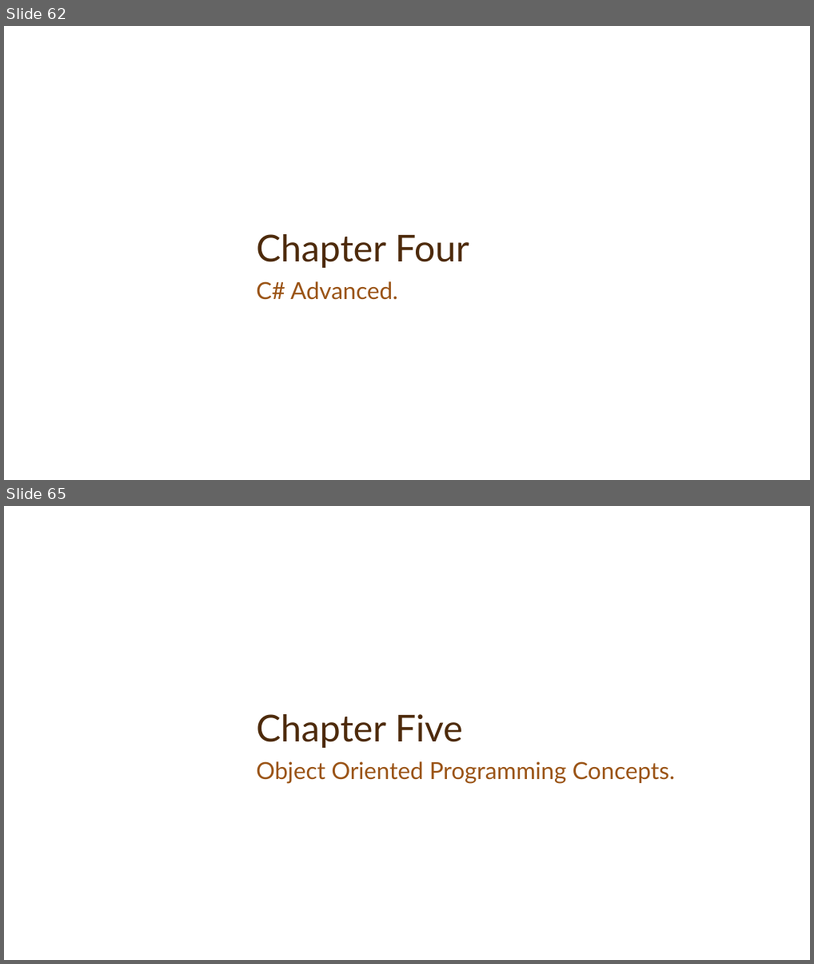
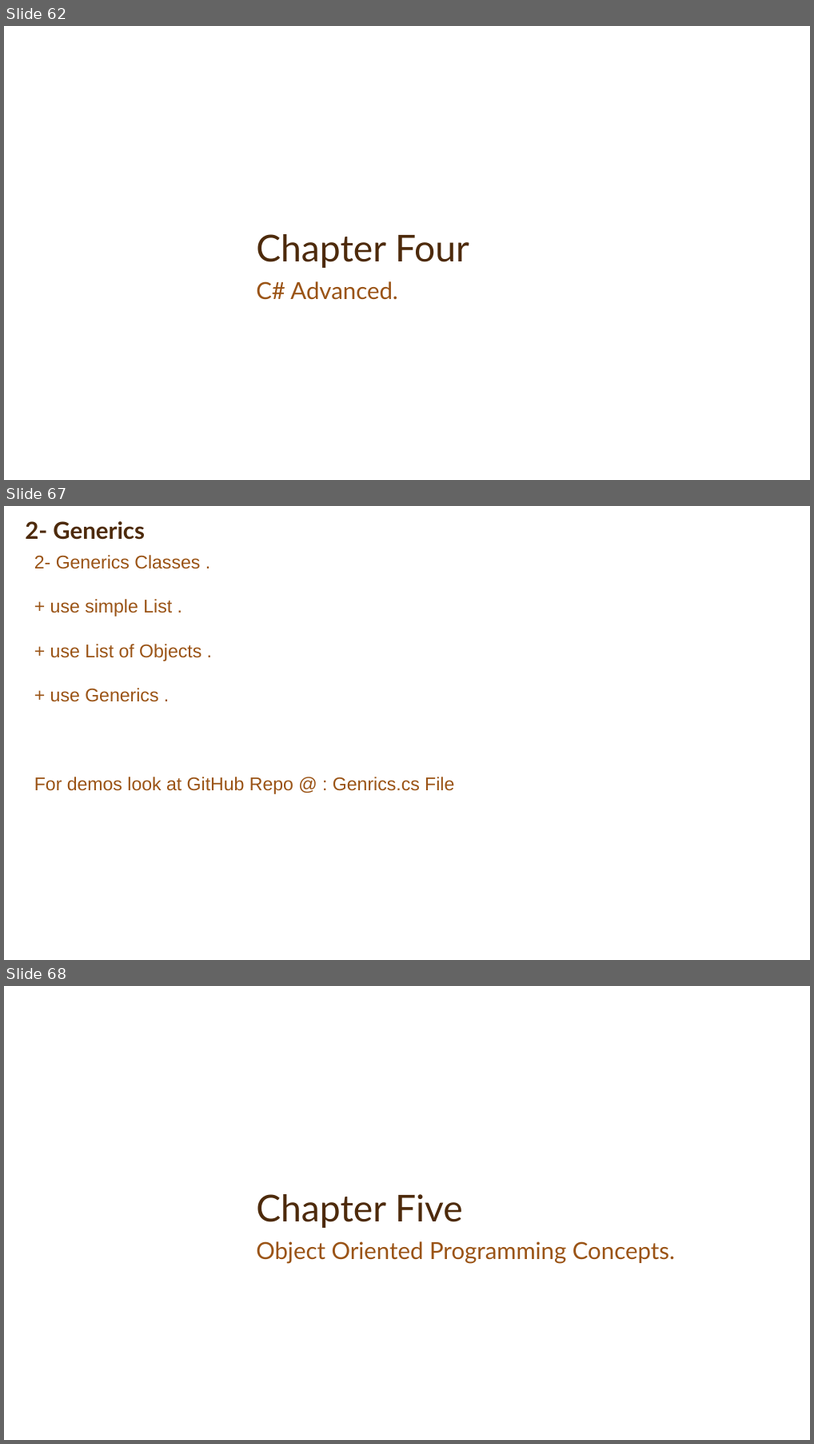
Before and after one commit to MinaAnwerRepo/android, a slide deck: Presentation/CSharpBasics.pptx. Shown one above the other, each under a label of ours: slides 62 and 65 before the commit, slides 62, 67 and 68 after it; the slides between them are not shown. The pictures are 814x964 and 814x1444 pixels, drawn with LibreOffice and Linux fonts; fonts in the diff are those of the drawing; background and template pictures are left out. Boxes give left, top, right and bottom in pixels: in the first picture for what was removed or moved away, otherwise in the second. Text is boxed around its words. In the diff, an @@ line names an element or a change of style, - is before the commit and + after.

Commit message:
add Genrics topic and css file

```diff
--- a/Presentation/CSharpBasics.pptx
+++ b/Presentation/CSharpBasics.pptx
@@ slide 67 added at (x1=4, y1=506, x2=810, y2=960), background picture (left out) @@
@@ title added at (x1=25, y1=521, x2=145, y2=540), 28 pt, text #4D2A0B, bold @@
+2- Generics
@@ text added at (x1=34, y1=555, x2=454, y2=794), 22 pt, text #9A5315 @@
+2- Generics Classes .
++ use simple List .
++ use List of Objects .
++ use Generics .
+For demos look at GitHub Repo @ : Genrics.cs File
@@ what was slide 65 is now slide 68 @@
```
Also in this commit, not shown: 1 slide changed, 3 other slides added, 1 slide removed, 4 other files.
